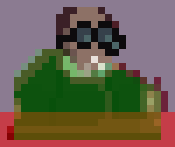
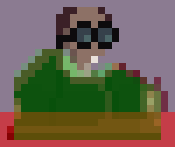
Layer changes from the first 175px x 147px image to the second:
removed layer "RideCar03.png" over [63, 21, 168, 119]
